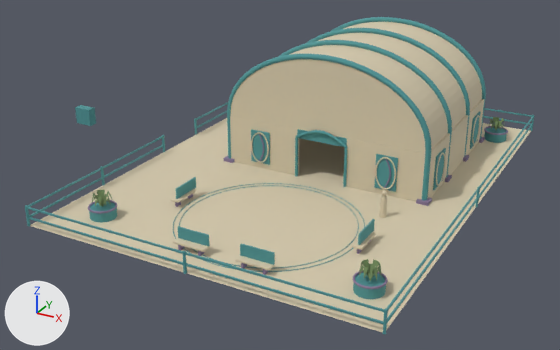
One commit to the glTF model assets/ship_commons/commons_blockout.glb: the scene before it, then after it.
Rendered twice from a 50 mm lens placed at (46.0, -38.1, 77.8), pointed at (22.8, 4.2, 56.6). Arrows for +X, +Y and +Z are at lower left; the lights stay in place. The older version comes first. Vertices at exactly the same position are counted once.

Objects in the first picture: 'COMMONS_batch_Commons foliage', 'COMMONS_batch_Commons limestone', 'COMMONS_batch_Commons teal', 'COMMONS_batch_Commons violet'.
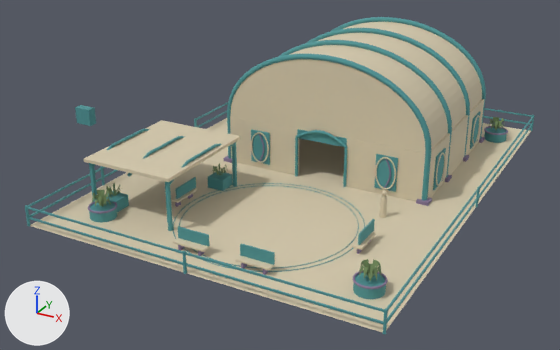
What the commit changed:
me_leaf_0_0_001 is used by ob_commons_batch_commons_foliage; location (0.0, 0.0, 0.0).
me_leaf_0_0_001 had 196 vertices, 192 faces and spanned x 16.4..34.6, y -7.7..17.6, z 57.7..58.6.
me_leaf_0_0_001 now has 308 vertices, 264 faces and spans x 16.3..34.6, y -7.7..17.6, z 57.7..58.6.
me_leaf_0_0_001 part 1: a new loose piece of 28 vertices spanning x 16.3..17.3, y -6.2..-5.2, z 57.8..58.5, in mat_commons_foliage (green #738b5b).
me_leaf_0_0_001 part 2: a new loose piece of 28 vertices spanning x 20.2..21.2, y -0.5..0.5, z 57.8..58.5, in mat_commons_foliage (green #738b5b).
Other edits to the shape of me_leaf_0_0_001 do not show in these pictures.
me_floor_paving_001 is used by ob_commons_batch_commons_limestone; location (0.0, 0.0, 0.0).
me_floor_paving_001 had 1555 vertices, 3052 faces and spanned x 14.0..36.0, y -10.0..20.0, z 57.0..65.1.
me_floor_paving_001 now has 1947 vertices, 3784 faces and spans x 14.0..36.0, y -10.0..20.0, z 57.0..65.1.
me_floor_paving_001 part 3: a new loose piece, a box spanning x 15.7..21.8, y -6.8..0.8, z 60.2..60.4, in mat_commons_limestone (beige #d6caad).
Other edits to the shape of me_floor_paving_001 do not show in these pictures.
me_cube_102 is used by ob_commons_batch_commons_teal; location (14.0, -3.5, 57.55).
me_cube_102 had 1990 vertices, 3772 faces and spanned x -9.7..22.1, y -6.6..23.6, z -0.5..7.9.
me_cube_102 now has 2174 vertices, 4048 faces and spans x -9.7..22.1, y -6.6..23.6, z -0.5..7.9.
me_cube_102 part 4: a new loose piece, a box spanning x 1.9..2.1, y -3.1..-2.9, z -0.55..2.55, in mat_commons_teal (cyan #4d9597).
me_cube_102 part 5: a new loose piece, a box spanning x 7.4..7.6, y -3.1..-2.9, z -0.55..2.55, in mat_commons_teal (cyan #4d9597).
me_cube_102 part 6: a new loose piece, a box spanning x 7.4..7.6, y 3.9..4.1, z -0.55..2.55, in mat_commons_teal (cyan #4d9597).
me_cube_102 part 7: a new loose piece, a box spanning x 2.22..3.37, y -2.77..-1.62, z -0.55..0.21, in mat_commons_teal (cyan #4d9597).
me_cube_102 part 8: a new loose piece, a box spanning x 6.13..7.28, y 2.92..4.07, z -0.55..0.21, in mat_commons_teal (cyan #4d9597).
me_cube_102 part 9: a new loose piece of 24 vertices spanning x 1.9..2.1, y -3.0..4.0, z 2.2..3.0, in mat_commons_teal (cyan #4d9597).
me_cube_102 part 10: a new loose piece of 24 vertices spanning x 4.7..4.8, y -3.0..4.0, z 2.2..3.0, in mat_commons_teal (cyan #4d9597).
me_cube_102 part 11: a new loose piece of 24 vertices spanning x 7.4..7.6, y -3.0..4.0, z 2.2..3.0, in mat_commons_teal (cyan #4d9597).
Other edits to the shape of me_cube_102 do not show in these pictures.

Changed parts and their boxes (x1, y1, x2, y2) in the pictures (560 x 350 px):
part 1 of me_leaf_0_0_001, added
    after: (106, 183, 121, 196)
part 2 of me_leaf_0_0_001, added
    after: (212, 163, 228, 175)
part 3 of me_floor_paving_001, added (beige)
    after: (84, 120, 240, 182)
part 4 of me_cube_102, added (mostly hidden)
    after: (89, 163, 97, 202)
part 5 of me_cube_102, added
    after: (165, 182, 173, 231)
part 6 of me_cube_102, added
    after: (232, 142, 237, 186)
part 7 of me_cube_102, added
    after: (107, 191, 129, 212)
part 8 of me_cube_102, added
    after: (208, 171, 233, 191)
part 9 of me_cube_102, added
    after: (94, 129, 150, 166)
part 10 of me_cube_102, added
    after: (128, 136, 185, 177)
part 11 of me_cube_102, added
    after: (170, 144, 234, 184)
